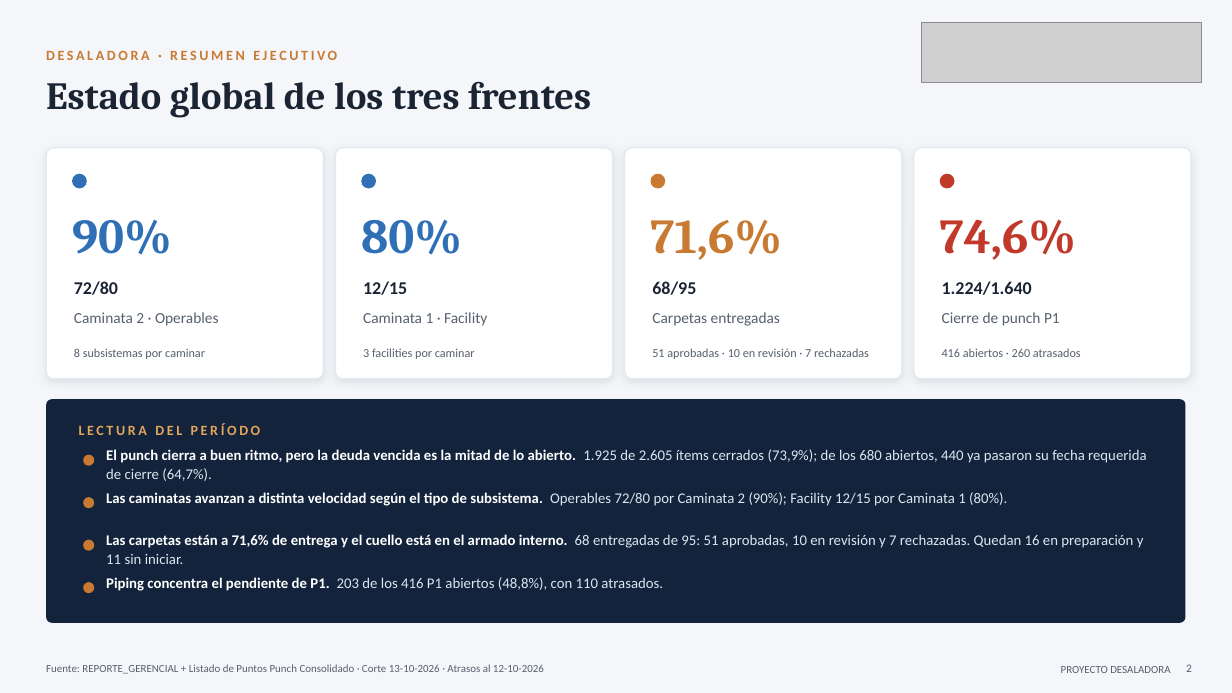
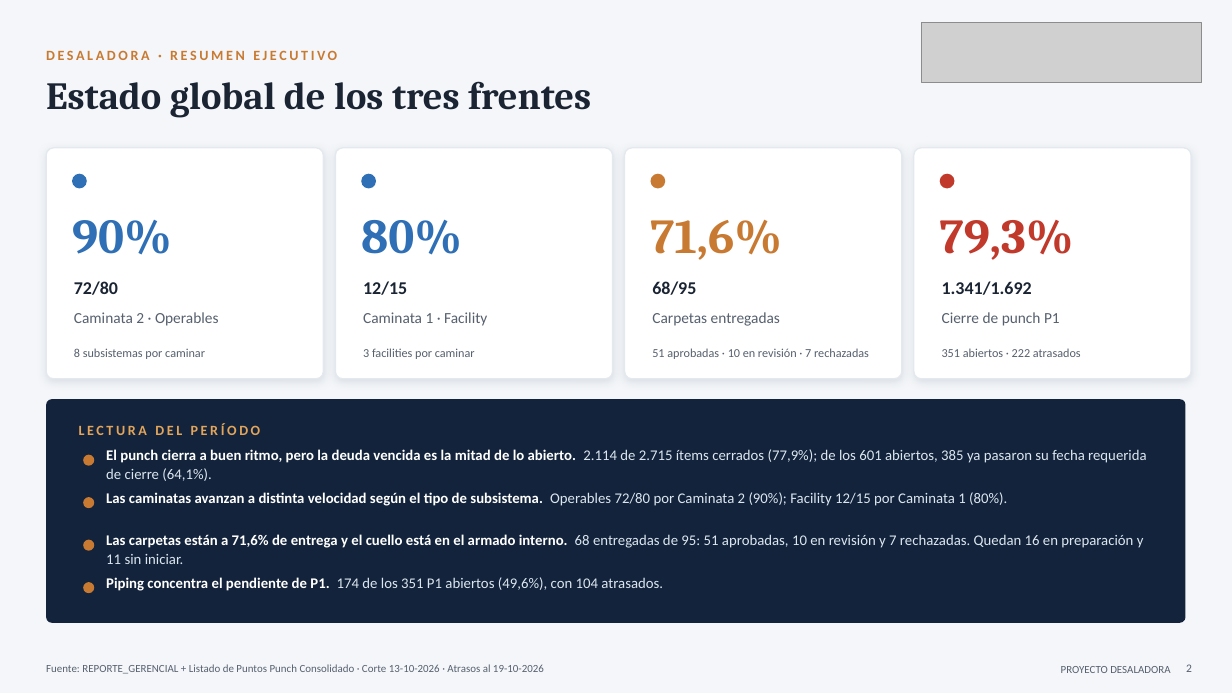
Before and after one commit to tdkvalex/Dashboard-HSEQ, a slide deck: slide 2 of panel_control_TOP_P1/Panel_Control_TOP_P1.pptx. Drawn at 1232x693 pixels with LibreOffice and Linux fonts; fonts in the diff are those of the drawing; grey boxes stand for pictures. Boxes give left, top, right and bottom in pixels: in the first picture for what was removed or moved away, otherwise in the second. Text is boxed around its words. In the diff, an @@ line names an element or a change of style, - is before the commit and + after.

```diff
--- a/panel_control_TOP_P1/Panel_Control_TOP_P1.pptx
+++ b/panel_control_TOP_P1/Panel_Control_TOP_P1.pptx
@@ text at bbox=[940, 220, 1074, 260]: text changed @@
-74,6%
+79,3%
@@ text at bbox=[942, 281, 1032, 295]: text changed @@
-1.224/1.640
+1.341/1.692
@@ text at bbox=[942, 348, 1081, 357]: text changed @@
-416 abiertos · 260 atrasados
+351 abiertos · 222 atrasados
@@ text at bbox=[106, 449, 1147, 481]: text changed @@
-El punch cierra a buen ritmo, pero la deuda vencida es la mitad de lo abierto. 1.925 de 2.605 ítems cerrados (73,9%); de los 680 abiertos, 440 ya pasaron su fecha requerida de cierre (64,7%).
+El punch cierra a buen ritmo, pero la deuda vencida es la mitad de lo abierto. 2.114 de 2.715 ítems cerrados (77,9%); de los 601 abiertos, 385 ya pasaron su fecha requerida de cierre (64,1%).
@@ text at bbox=[106, 577, 663, 591]: text changed @@
-Piping concentra el pendiente de P1. 203 de los 416 P1 abiertos (48,8%), con 110 atrasados.
+Piping concentra el pendiente de P1. 174 de los 351 P1 abiertos (49,6%), con 104 atrasados.
@@ text at bbox=[46, 664, 544, 674]: text changed @@
-Fuente: REPORTE_GERENCIAL + Listado de Puntos Punch Consolidado · Corte 13-10-2026 · Atrasos al 12-10-2026
+Fuente: REPORTE_GERENCIAL + Listado de Puntos Punch Consolidado · Corte 13-10-2026 · Atrasos al 19-10-2026
```
Also in this commit, not shown: 16 other slides changed, 6 other files.
